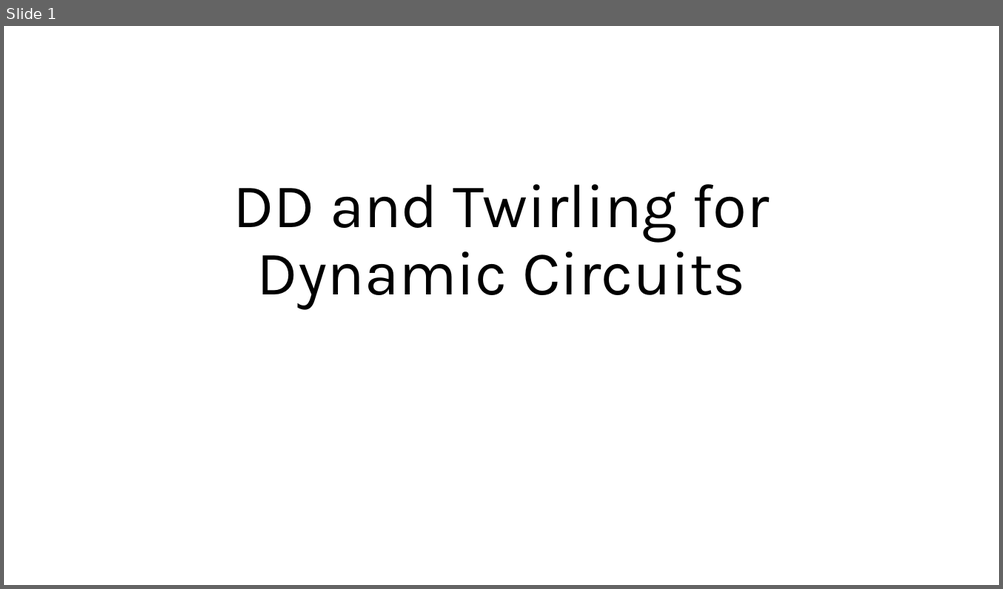
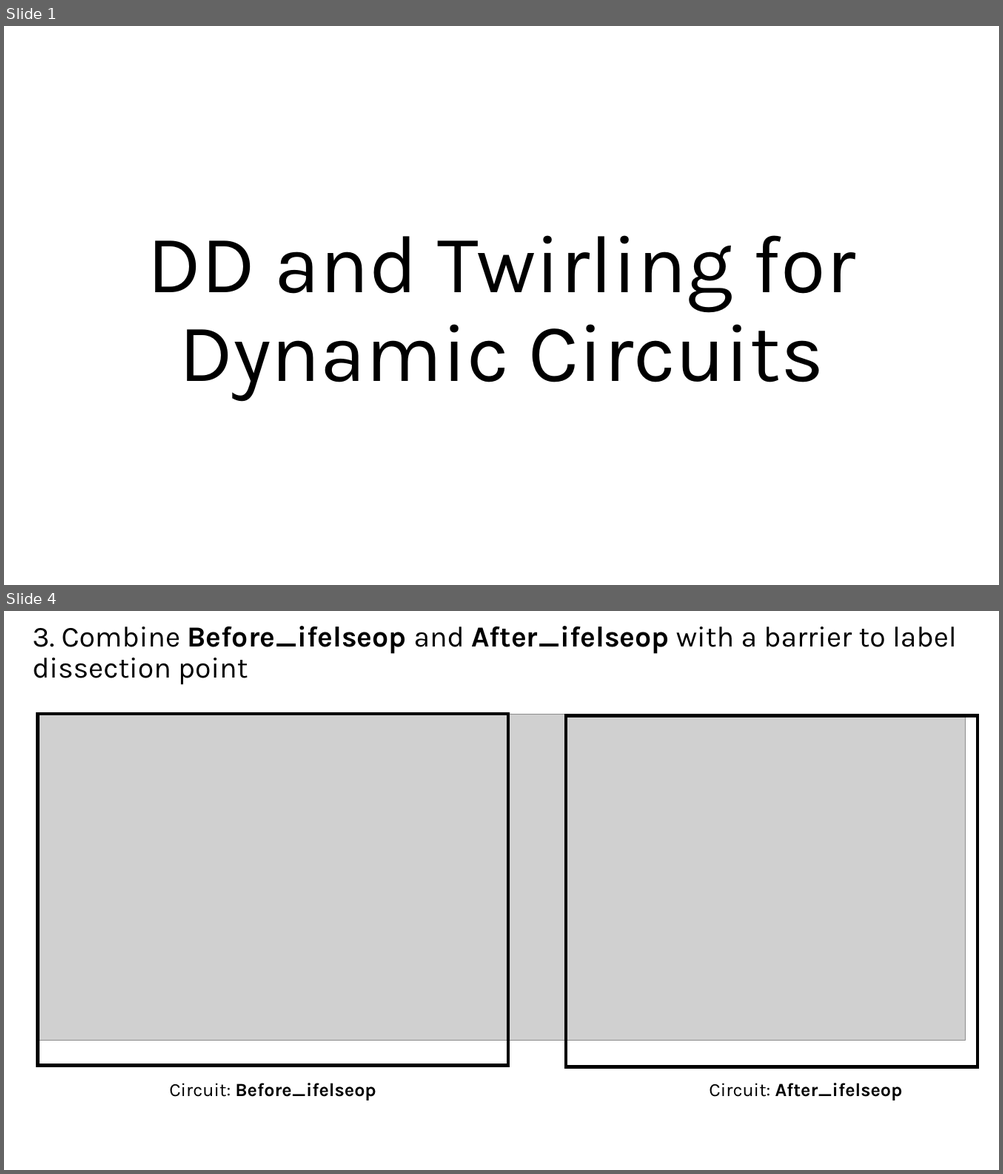
Before and after one commit to Shreyansh9878/8-Qubit-Bell-Inequality, a slide deck: DD and Twirling for Dynamic Circuits.pptx. Shown one above the other, each under a label of ours: slide 1 before the commit, slides 1 and 4 after it; the slides between them are not shown. The pictures are 1003x589 and 1003x1174 pixels, drawn with LibreOffice and Linux fonts; fonts in the diff are those of the drawing; grey boxes stand for pictures. Boxes give left, top, right and bottom in pixels: in the first picture for what was removed or moved away, otherwise in the second. Text is boxed around its words. In the diff, an @@ line names an element or a change of style, - is before the commit and + after.

```diff
--- a/DD and Twirling for Dynamic Circuits.pptx
+++ b/DD and Twirling for Dynamic Circuits.pptx
@@ slide 4 added at box(4, 611, 999, 1170), background #FFFFFF @@
@@ text added at box(32, 626, 956, 685), 28 pt, text #000000 @@
+3. Combine Before_ifelseop and After_ifelseop with a barrier to label dissection point
@@ picture added at box(37, 714, 965, 1040) @@
@@ rectangle added at box(37, 714, 508, 1065), outline #000000 3 pt @@
@@ rectangle added at box(566, 715, 978, 1067), outline #000000 3 pt @@
@@ text added at box(169, 1083, 376, 1101), 18 pt, text #000000, bold @@
+Circuit: Before_ifelseop
@@ text added at box(708, 1083, 902, 1101), 18 pt, text #000000, bold @@
+Circuit: After_ifelseop
@@ slide 1 changed as well @@
@@ title "DD and Twirling for Dynamic ...": place and size @@
-title "DD and Twirling for Dynamic ..." at box(233, 184, 769, 309)
+title "DD and Twirling for Dynamic ..." at box(147, 235, 855, 400)
@@ title "DD and Twirling for Dynamic ..." at box(147, 235, 855, 400): size 60 to 79.2 pt @@
```
Also in this commit, not shown: 7 other slides added, 1 slide removed.
